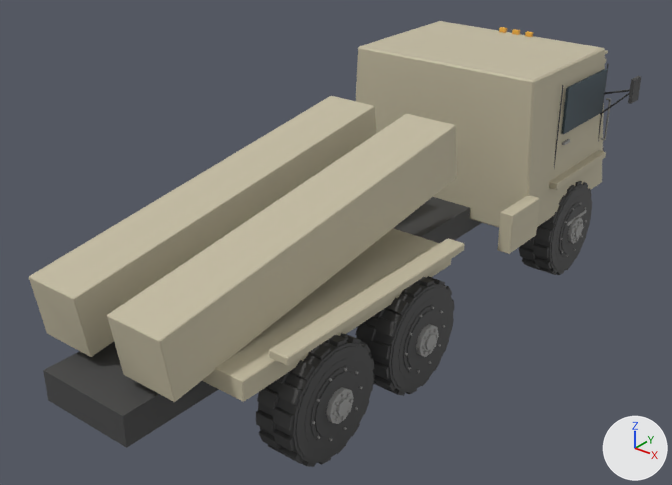
An edit to the glTF model assets/models/usa_cst_nsm.glb, drawn before and after from the same camera.
Rendered twice from a camera (50 mm lens) standing at (5.4, -7.13, 5.33) and looking at (-0.1, -0.25, 1.07). Arrows for +X, +Y and +Z are at lower right; the lights stay in place. The picture after the commit comes second. Vertices at exactly the same position are counted once.

Before the edit, the objects in view are built like this:
```python
ob_barrel = bpy.data.objects.new('barrel', me_barrel)
ob_barrel.location = (0.0, -2.4, 1.65)
ob_body = bpy.data.objects.new('body', me_body)
ob_body.location = (0.0, 0.0, 0.0)
ob_turret = bpy.data.objects.new('turret', me_turret)
ob_turret.location = (0.0, -1.4, 1.05)
ob_wheel_1 = bpy.data.objects.new('wheel_1', me_wheel_1)
ob_wheel_1.location = (1.05, 2.6, 0.58)
ob_wheel_3 = bpy.data.objects.new('wheel_3', me_wheel_3)
ob_wheel_3.location = (1.05, -0.6, 0.58)
ob_wheel_5 = bpy.data.objects.new('wheel_5', me_wheel_5)
ob_wheel_5.location = (1.05, -1.95, 0.58)
```
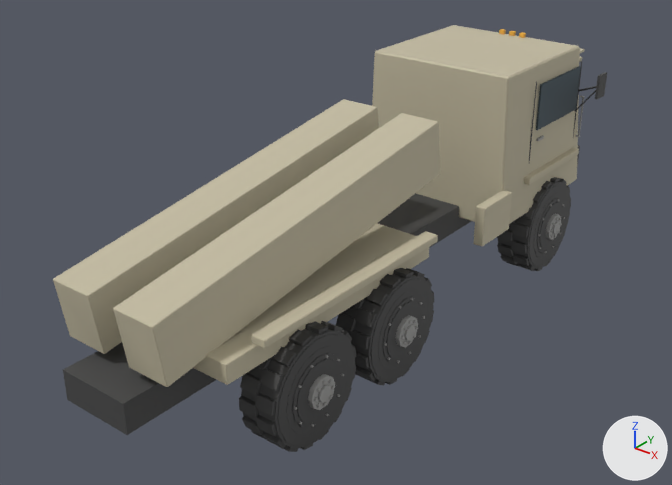
Boxes [x1, y1, x2, y2] around the edits, measured in the pictures (672 x 485 px):
'barrel', rescaled (10% narrower)
    before: [29, 96, 457, 402]
    after: [53, 99, 440, 387]
'body', rescaled (9% narrower)
    before: [43, 21, 641, 448]
    after: [63, 25, 607, 435]
'wheel_5', moved
    before: [256, 333, 374, 467]
    after: [239, 321, 356, 452]
'turret', rescaled (7% shorter)
    before: [202, 228, 451, 402]
    after: [193, 223, 429, 385]
'wheel_3', moved
    before: [355, 276, 454, 396]
    after: [336, 268, 435, 386]
'wheel_1', moved
    before: [519, 181, 592, 275]
    after: [497, 177, 571, 271]

Patch to the scene script:
```diff
--- a/assets/models/usa_cst_nsm.glb.py
+++ b/assets/models/usa_cst_nsm.glb.py
@@ me_barrel @@
 # used by ob_barrel; location = (0.0, -2.4, 1.65)
-me_barrel.from_pydata(...)  # 48 vertices, 88 faces; spans x -0.8..0.8, y -1.02..3.02, z -0.49..0.69
+me_barrel.from_pydata(...)  # 48 vertices, 88 faces; spans x -0.61..0.61, y -0.99..2.93, z -0.49..0.69
+# me_barrel part 1: the whole mesh is scaled about the mesh origin by (0.762, 0.971, 1)
 me_barrel.materials.append(mat_paint_usa)
@@ me_body @@
 # used by ob_body; location = (0.0, 0.0, 0.0)
-me_body.from_pydata(...)  # 788 vertices, 1320 faces; spans x -1.57..1.57, y -3.6..3.61, z 0.7..2.7
+me_body.from_pydata(...)  # 788 vertices, 1320 faces; spans x -1.2..1.2, y -3.5..3.5, z 0.7..2.7
+# me_body part 2: the whole mesh is scaled about its middle by (0.762, 0.971, 1)
 me_body.materials.append(mat_dark)
@@ me_turret @@
 # used by ob_turret; location = (0.0, -1.4, 1.05)
-me_turret.from_pydata(...)  # 24 vertices, 44 faces; spans x -1.1..1.1, y -1.5..1.5, z 0.0..0.2
+me_turret.from_pydata(...)  # 24 vertices, 44 faces; spans x -0.84..0.84, y -1.46..1.46, z 0.0..0.2
+# me_turret part 3: the whole mesh is scaled about its middle by (0.762, 0.971, 1)
 me_turret.materials.append(mat_paint_usa)
@@ ob_barrel @@
 ob_barrel = bpy.data.objects.new('barrel', me_barrel)
-ob_barrel.location = (0.0, -2.4, 1.65)
+ob_barrel.location = (0.0, -2.33, 1.65)
@@ ob_turret @@
 ob_turret = bpy.data.objects.new('turret', me_turret)
-ob_turret.location = (0.0, -1.4, 1.05)
+ob_turret.location = (0.0, -1.359, 1.05)
@@ ob_wheel_1 @@
 ob_wheel_1 = bpy.data.objects.new('wheel_1', me_wheel_1)
-ob_wheel_1.location = (1.05, 2.6, 0.58)
+ob_wheel_1.location = (0.8, 2.525, 0.58)
@@ ob_wheel_3 @@
 ob_wheel_3 = bpy.data.objects.new('wheel_3', me_wheel_3)
-ob_wheel_3.location = (1.05, -0.6, 0.58)
+ob_wheel_3.location = (0.8, -0.583, 0.58)
@@ ob_wheel_5 @@
 ob_wheel_5 = bpy.data.objects.new('wheel_5', me_wheel_5)
-ob_wheel_5.location = (1.05, -1.95, 0.58)
+ob_wheel_5.location = (0.8, -1.893, 0.58)
```
